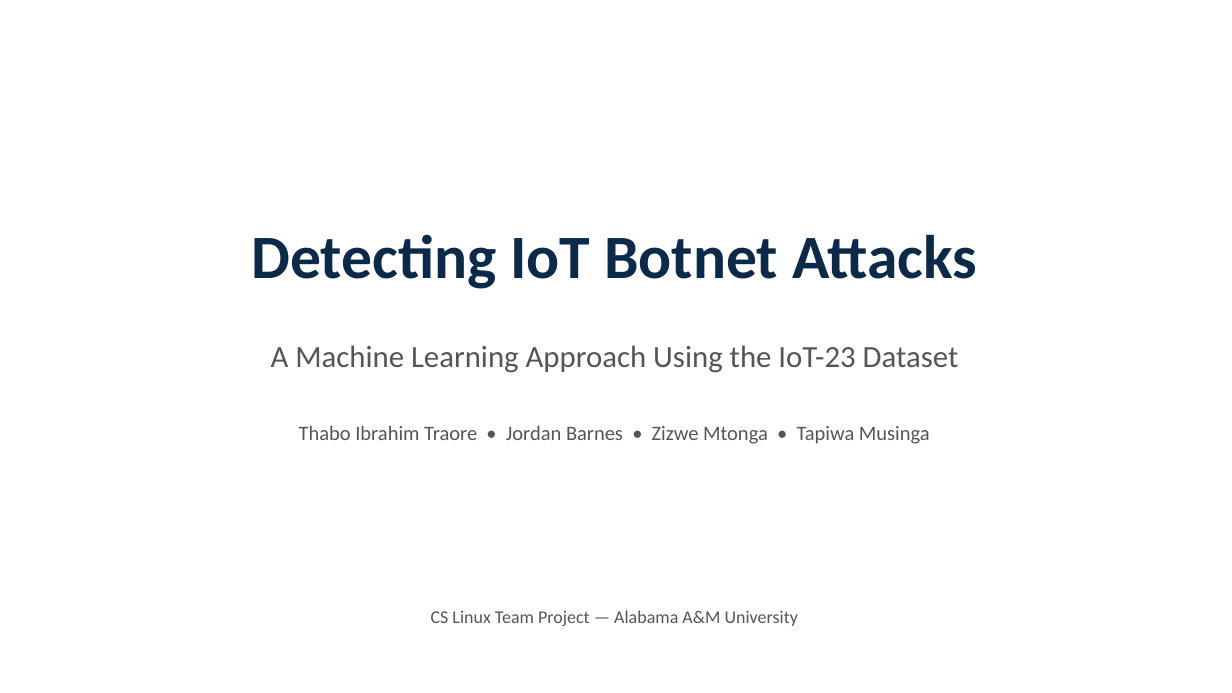
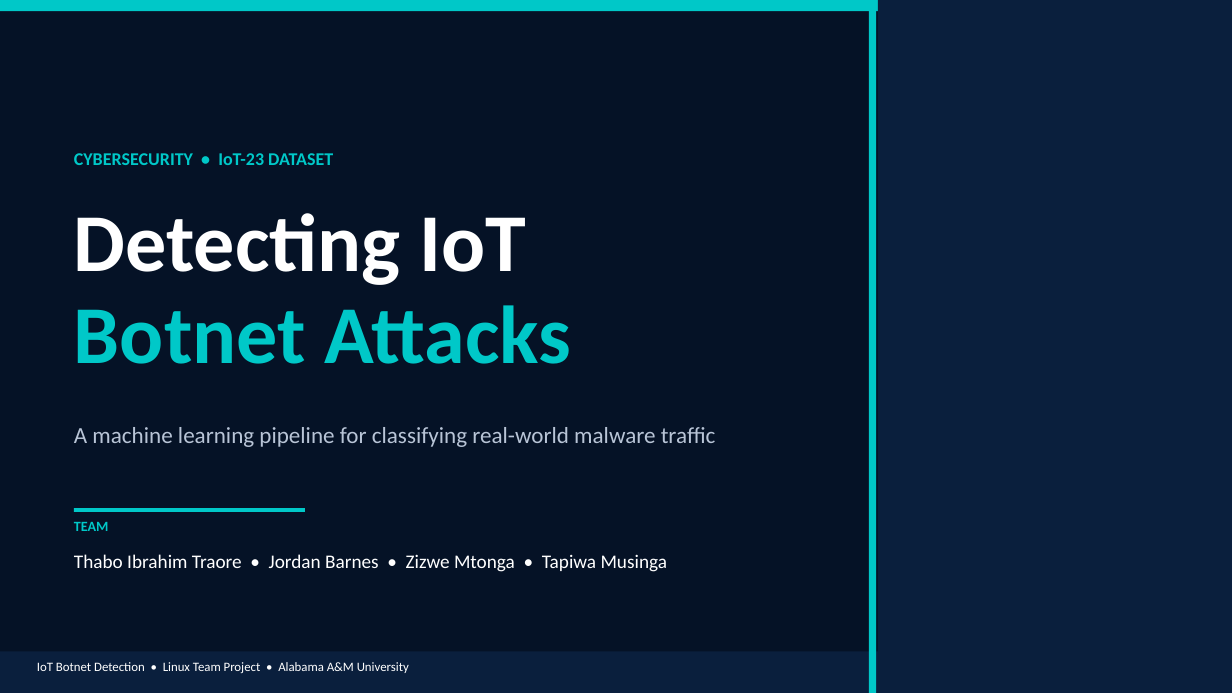
Before and after one commit to ibrahimt39/AAMU-Linux-Project, a slide deck: slide 1 of Task2_Presentation.pptx. Drawn at 1232x693 pixels with LibreOffice and Linux fonts; fonts in the diff are those of the drawing. Boxes give left, top, right and bottom in pixels: in the first picture for what was removed or moved away, otherwise in the second. Text is boxed around its words. In the diff, an @@ line names an element or a change of style, - is before the commit and + after.

Commit message:
Redesign Task 2 presentation with modern card-based layout

```diff
--- a/Task2_Presentation.pptx
+++ b/Task2_Presentation.pptx
@@ rectangle added at [0, 0, 1232, 693], fill #051226 @@
@@ rectangle added at [0, 0, 1232, 11], fill #00C8C8 @@
@@ rectangle added at [869, 0, 876, 693], fill #00C8C8 @@
@@ rectangle added at [878, 0, 1232, 693], fill #0A1F3D @@
@@ text added at [74, 153, 333, 165], 14 pt, text #00C8C8, bold @@
+CYBERSECURITY • IoT-23 DATASET
@@ text at [74, 213, 526, 285]: text changed; size 48 to 64 pt; text colour #0B2A4A to #FFFFFF @@
-Detecting IoT Botnet Attacks
+Detecting IoT
@@ text added at [74, 305, 571, 364], 64 pt, text #00C8C8, bold @@
+Botnet Attacks
@@ text removed at [271, 345, 959, 373] @@
-A Machine Learning Approach Using the IoT-23 Dataset
@@ text added at [74, 427, 716, 447], 18 pt, text #B8C4D6 @@
+A machine learning pipeline for classifying real-world malware traffic
@@ rectangle added at [74, 508, 305, 512], fill #00C8C8 @@
@@ text added at [74, 522, 109, 531], 11 pt, text #00C8C8, bold @@
+TEAM
@@ text "Thabo Ibrahim Traore • Jordan ...": place and size @@
-text "Thabo Ibrahim Traore • Jordan ..." at [299, 425, 930, 444]
+text "Thabo Ibrahim Traore • Jordan ..." at [74, 554, 668, 572]
@@ text "Thabo Ibrahim Traore • Jordan ..." at [74, 554, 668, 572]: size 16 to 15 pt, text colour #555555 to #FFFFFF; alignment centre to left @@
@@ rectangle added at [0, 652, 1232, 693], fill #0A1F3D @@
@@ text at [37, 662, 409, 673]: text changed; size 14 to 10 pt; text colour #555555 to #FFFFFF @@
-CS Linux Team Project — Alabama A&M University
+IoT Botnet Detection • Linux Team Project • Alabama A&M University
```
Also in this commit, not shown: 8 other slides changed, 1 slide added, 1 slide removed.
